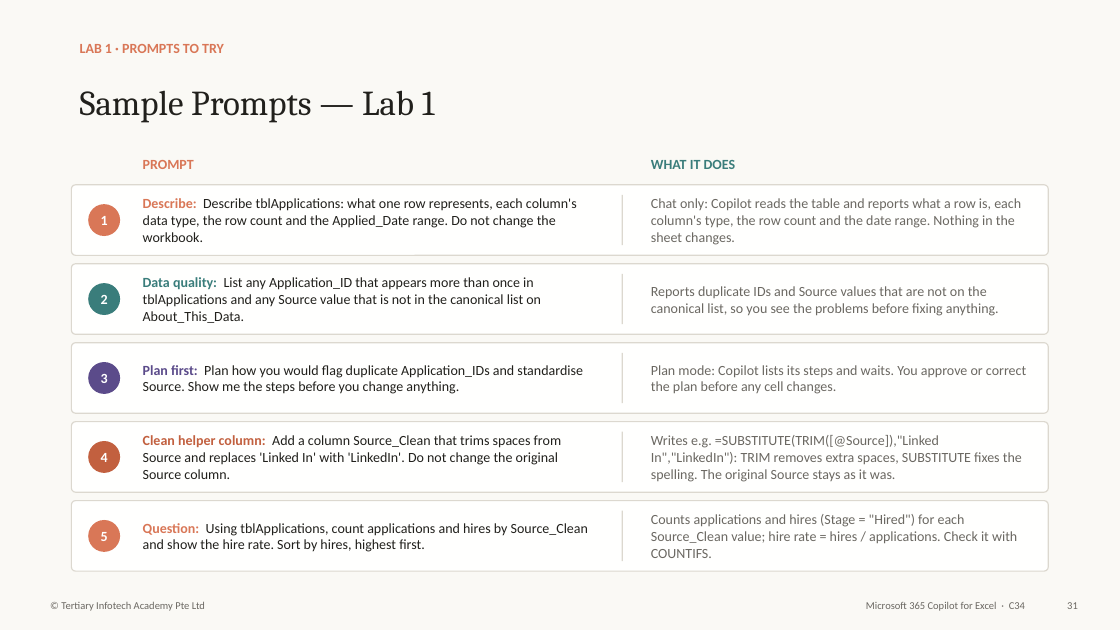
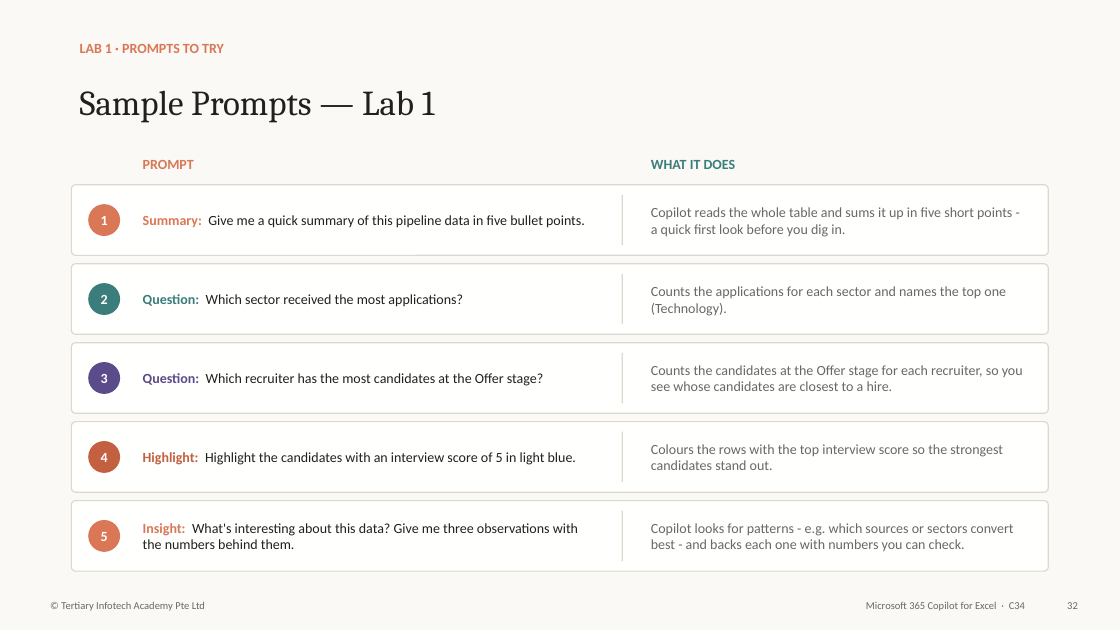
Before and after one commit to tertiarycourses/C34-Microsoft-365-Copilot-for-Excel, a slide deck: slide 33 of courseware/Microsoft 365 Copilot for Excel-v3.1.pptx (slide 32 before the commit). Drawn at 1120x630 pixels with LibreOffice and Linux fonts; fonts in the diff are those of the drawing. Boxes give left, top, right and bottom in pixels: in the first picture for what was removed or moved away, otherwise in the second. Text is boxed around its words. In the diff, an @@ line names an element or a change of style, - is before the commit and + after.

```diff
--- a/courseware/Microsoft 365 Copilot for Excel-v3.1.pptx
+++ b/courseware/Microsoft 365 Copilot for Excel-v3.1.pptx
@@ text at [651, 207, 1012, 237]: text changed @@
-Chat only: Copilot reads the table and reports what a row is, each column's type, the row count and the date range. Nothing in the sheet changes.
+Copilot reads the whole table and sums it up in five short points - a quick first look before you dig in.
@@ text at [143, 215, 585, 228]: text changed @@
-Describe: Describe tblApplications: what one row represents, each column's data type, the row count and the Applied_Date range. Do not change the workbook.
+Summary: Give me a quick summary of this pipeline data in five bullet points.
@@ text at [143, 294, 463, 307]: text changed @@
-Data quality: List any Application_ID that appears more than once in tblApplications and any Source value that is not in the canonical list on About_This_Data.
+Question: Which sector received the most applications?
@@ text at [651, 286, 1006, 316]: text changed @@
-Reports duplicate IDs and Source values that are not on the canonical list, so you see the problems before fixing anything.
+Counts the applications for each sector and names the top one (Technology).
@@ text at [143, 373, 543, 386]: text changed @@
-Plan first: Plan how you would flag duplicate Application_IDs and standardise Source. Show me the steps before you change anything.
+Question: Which recruiter has the most candidates at the Offer stage?
@@ text at [651, 365, 1023, 391]: text changed @@
-Plan mode: Copilot lists its steps and waits. You approve or correct the plan before any cell changes.
+Counts the candidates at the Offer stage for each recruiter, so you see whose candidates are closest to a hire.
@@ text at [651, 444, 1003, 470]: text changed @@
-Writes e.g. =SUBSTITUTE(TRIM([@Source]),"Linked In","LinkedIn"): TRIM removes extra spaces, SUBSTITUTE fixes the spelling. The original Source stays as it was.
+Colours the rows with the top interview score so the strongest candidates stand out.
@@ text at [143, 452, 576, 465]: text changed @@
-Clean helper column: Add a column Source_Clean that trims spaces from Source and replaces 'Linked In' with 'LinkedIn'. Do not change the original Source column.
+Highlight: Highlight the candidates with an interview score of 5 in light blue.
@@ text at [143, 523, 578, 549]: text changed @@
-Question: Using tblApplications, count applications and hires by Source_Clean and show the hire rate. Sort by hires, highest first.
+Insight: What's interesting about this data? Give me three observations with the numbers behind them.
@@ text at [651, 523, 1014, 551]: text changed @@
-Counts applications and hires (Stage = "Hired") for each Source_Clean value; hire rate = hires / applications. Check it with COUNTIFS.
+Copilot looks for patterns - e.g. which sources or sectors convert best - and backs each one with numbers you can check.
```
Also in this commit, not shown: 109 other slides changed, 5 slides added, 2 slides removed, 45 other files.
